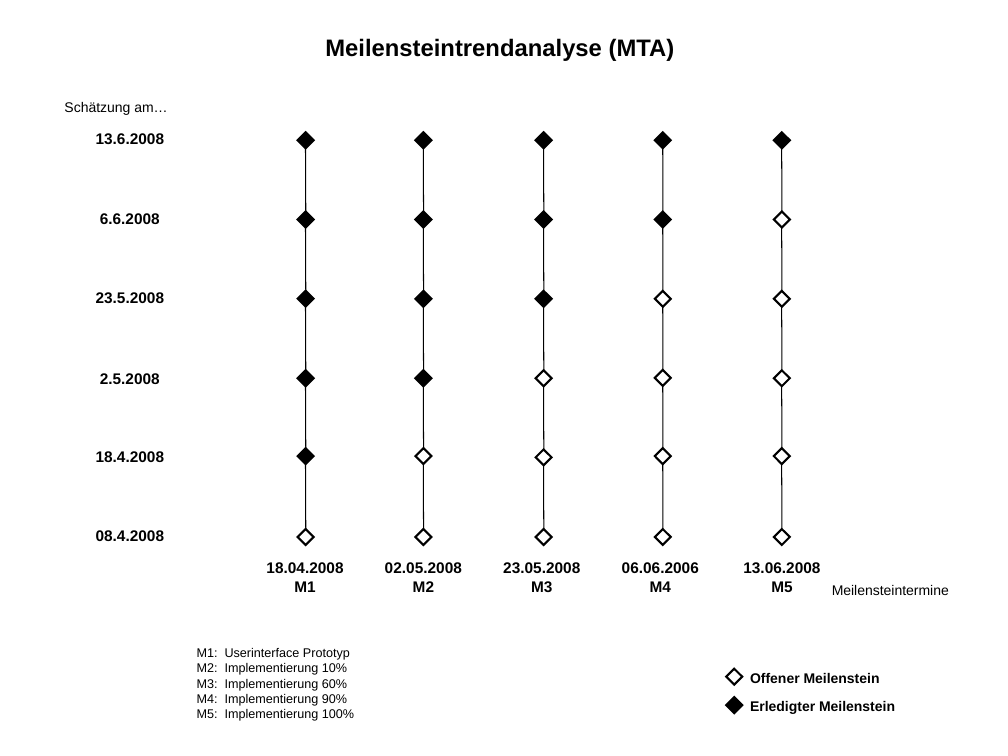
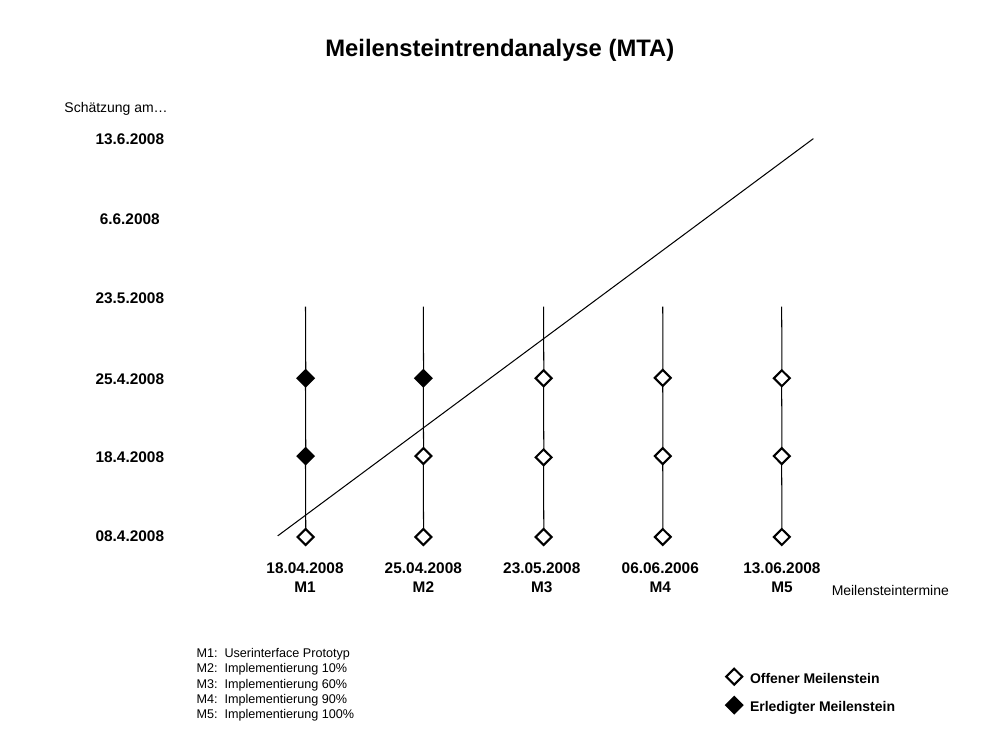
Before and after one commit to BackupTheBerlios/ticketline4032-svn, a slide deck: slide 1 of trunk/Dokumente/Allgemein/Projektmanagement/Meilensteintrendanalyse/Meilensteintrendanalyse.ppt. Drawn at 1008x756 pixels with LibreOffice and Linux fonts; fonts in the diff are those of the drawing. Boxes give left, top, right and bottom in pixels: in the first picture for what was removed or moved away, otherwise in the second. Text is boxed around its words. In the diff, an @@ line names an element or a change of style, - is before the commit and + after.

Commit message:
+ Meilensteine angepasst

```diff
--- a/trunk/Dokumente/Allgemein/Projektmanagement/Meilensteintrendanalyse/Meilensteintrendanalyse.ppt
+++ b/trunk/Dokumente/Allgemein/Projektmanagement/Meilensteintrendanalyse/Meilensteintrendanalyse.ppt
@@ line added from (278, 536) to (813, 139), #000000 0.74 pt @@
@@ diamond removed at (297, 132, 313, 148) @@
@@ line removed from (305, 148) to (305, 212) @@
@@ diamond removed at (415, 132, 431, 148) @@
@@ line removed from (423, 148) to (423, 212) @@
@@ diamond removed at (535, 132, 551, 148) @@
@@ line removed from (543, 148) to (543, 212) @@
@@ diamond removed at (655, 132, 671, 148) @@
@@ line removed from (662, 148) to (663, 212) @@
@@ diamond removed at (774, 132, 790, 148) @@
@@ line removed from (781, 148) to (782, 212) @@
@@ diamond removed at (297, 212, 313, 228) @@
@@ line removed from (305, 228) to (305, 290) @@
@@ diamond removed at (415, 212, 431, 228) @@
@@ line removed from (423, 228) to (423, 291) @@
@@ diamond removed at (535, 212, 551, 228) @@
@@ line removed from (543, 228) to (543, 291) @@
@@ diamond removed at (655, 212, 671, 228) @@
@@ line removed from (662, 228) to (663, 291) @@
@@ diamond removed at (774, 212, 790, 228) @@
@@ line removed from (781, 228) to (782, 291) @@
@@ diamond removed at (297, 290, 313, 306) @@
@@ diamond removed at (415, 291, 431, 307) @@
@@ diamond removed at (535, 291, 551, 307) @@
@@ diamond removed at (655, 291, 671, 307) @@
@@ diamond removed at (774, 291, 790, 307) @@
@@ text at (96, 373, 165, 384): text changed @@
-2.5.2008
+25.4.2008
@@ text at (385, 562, 462, 573): text changed @@
-02.05.2008
+25.04.2008
```
